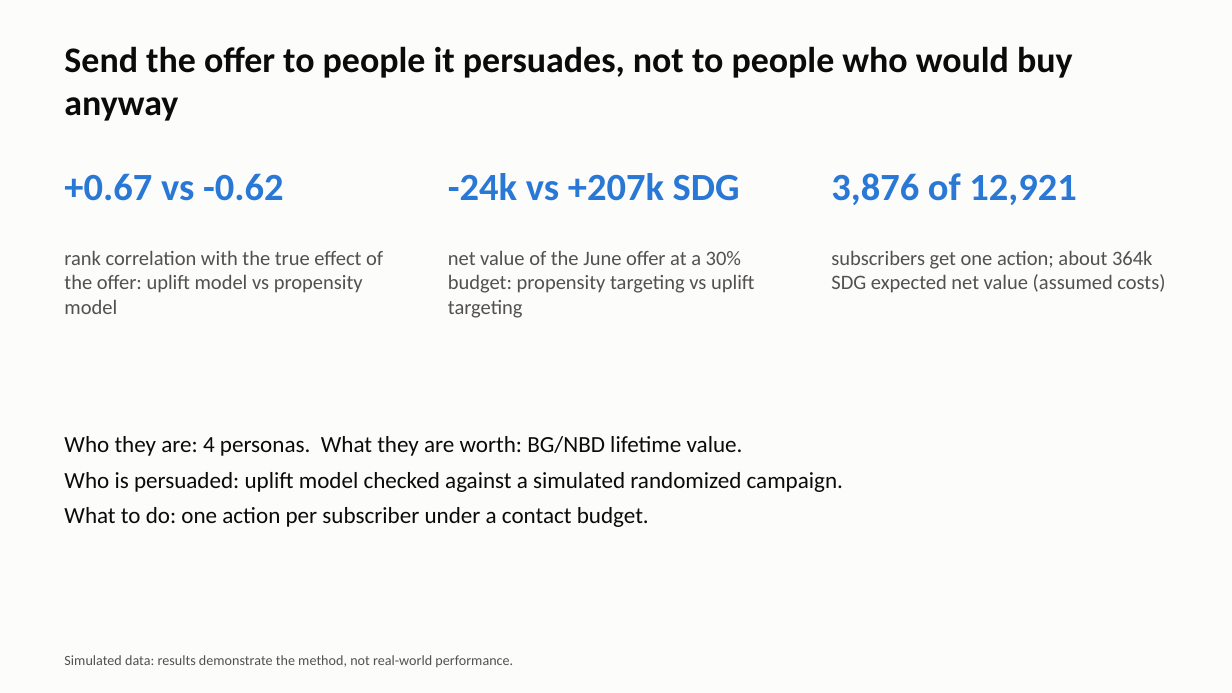
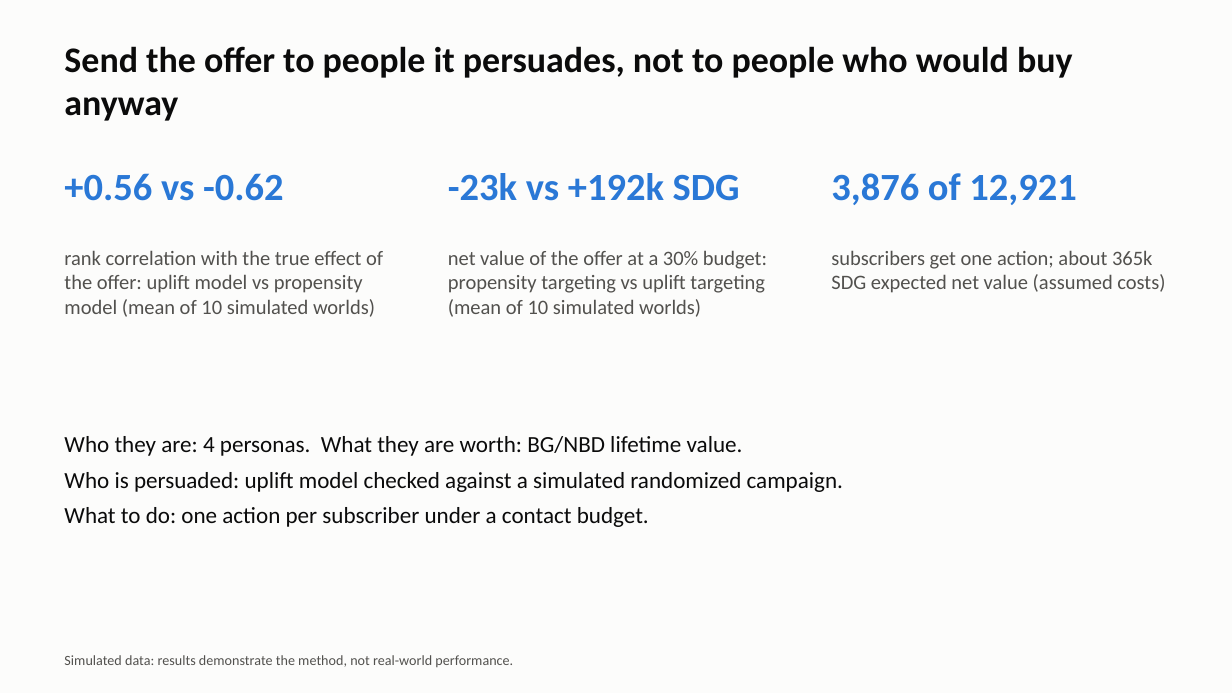
Before and after one commit to omnia077/customer-value-next-best-action, a slide deck: slide 1 of docs/customer_value_deck.pptx. Drawn at 1232x693 pixels with LibreOffice and Linux fonts; fonts in the diff are those of the drawing. Boxes give left, top, right and bottom in pixels: in the first picture for what was removed or moved away, otherwise in the second. Text is boxed around its words. In the diff, an @@ line names an element or a change of style, - is before the commit and + after.

Commit message:
Improve dashboard and deck after visual review
Deep links, 2x2 persona panels, robustness table, whole-number formatting; deck text generated from data (fixes stale 'lowest uplift' claim), rounded totals, bold headings.

```diff
--- a/docs/customer_value_deck.pptx
+++ b/docs/customer_value_deck.pptx
@@ text at bbox=[64, 173, 283, 201]: text changed @@
-+0.67 vs -0.62
++0.56 vs -0.62
@@ text at bbox=[448, 173, 740, 201]: text changed @@
--24k vs +207k SDG
+-23k vs +192k SDG
@@ text at bbox=[64, 250, 383, 317]: text changed @@
-rank correlation with the true effect of the offer: uplift model vs propensity model
+rank correlation with the true effect of the offer: uplift model vs propensity model (mean of 10 simulated worlds)
@@ text at bbox=[448, 250, 767, 317]: text changed @@
-net value of the June offer at a 30% budget: propensity targeting vs uplift targeting
+net value of the offer at a 30% budget: propensity targeting vs uplift targeting (mean of 10 simulated worlds)
@@ text at bbox=[831, 250, 1165, 293]: text changed @@
-subscribers get one action; about 364k SDG expected net value (assumed costs)
+subscribers get one action; about 365k SDG expected net value (assumed costs)
```
Also in this commit, not shown: 3 other slides changed, 6 other files.
